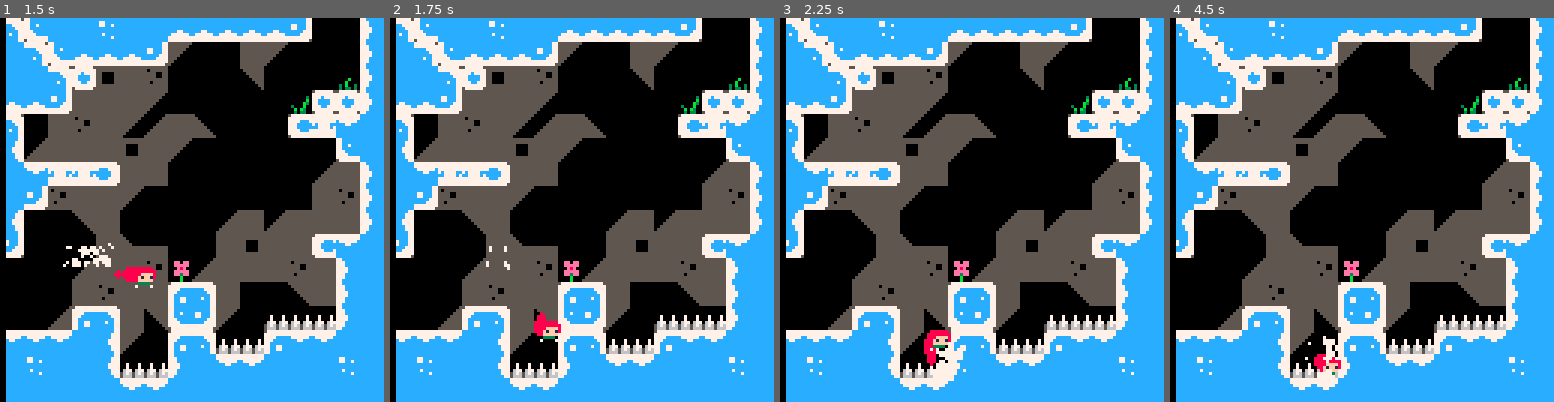
Above: before the commit, frames 1-4 (left to right).
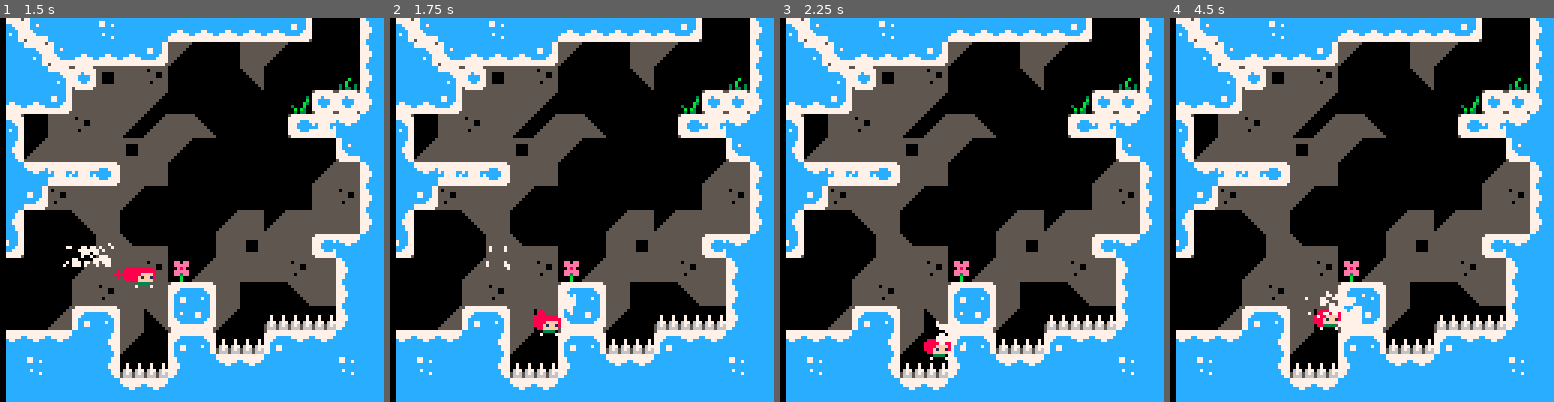
Above: after the commit, the same moments.

Repository: wesen/carts
Game: PICO-8 cartridge games/celeste/celeste-copy.p8
Same seed, same stepped clock (60 frames per second), same inputs: the game is played once before the commit and once after it.
Inputs:
- Up to frame 1 (1.5 s): tap X (X key) at 0.33, 1.07 s; tap O (Z key) at 0.7 s
- Up to frame 2 (1.75 s): hold Right from 1.6 s (still down); tap O (Z key) at 1.7 s
- Up to frame 3 (2.25 s): tap X (X key) at 1.85 s; release Right at 2.1 s; tap O (Z key) at 2.1 s; hold Up from 2.15 s (still down)
- Up to frame 4 (4.5 s): release Up at 2.42 s; hold Right 2.47-3.03 s; tap O (Z key) every 0.4 s from 2.5 to 4.1 s; tap X (X key) at 2.97, 4.08 s; hold Left 3.08-3.58 s; hold Down 3.63-3.97 s; hold Right from 4.02 s (still down)

Frame 1 is identical in both runs. In frame 2, 0.4% of the frame differs, in the area x 37-49%, y 71-85%; in frame 3, 0.7%; in frame 4, 1.1%, in the area x 35-51%, y 71-94%.

Commit message:
Add wall slide

Diff:
--- a/games/celeste/celeste-copy.lua
+++ b/games/celeste/celeste-copy.lua
@@ -22,6 +22,7 @@
 -- x smoke
 -- x dash
 -- x camera shake and freeze
+-- x wall slide
 -- walljumps
 -- title screen
 -- spawn player
--- a/games/celeste/celeste-copy.p8
+++ b/games/celeste/celeste-copy.p8
@@ -25,6 +25,7 @@
 -- x smoke
 -- x dash
 -- x camera shake and freeze
+-- x wall slide
 -- walljumps
 -- title screen
 -- spawn player
@@ -140,6 +141,14 @@
             -- slow fall when getting slower
             if abs(this.spd.y)<=0.15 then
                 gravity*=0.5
+            end
+
+            -- wall slide
+            if input!=0 and this.is_solid(input,0) then
+                maxfall=0.4
+                if rnd(10)<2 then
+                    init_object(smoke,this.x+input*6,this.y)
+                end
             end
 
             -- apply gravity
